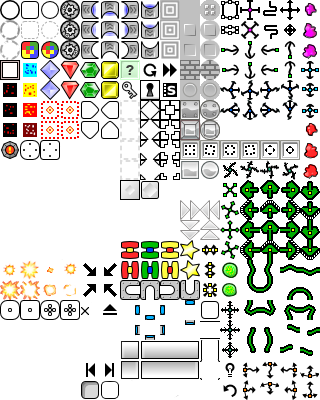
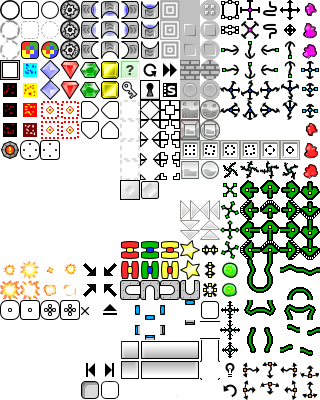
Comparing the layer stacks of the two 320px x 400px images. Changes:
painted on "Capa nueva#1" over (263, 1, 278, 39)
